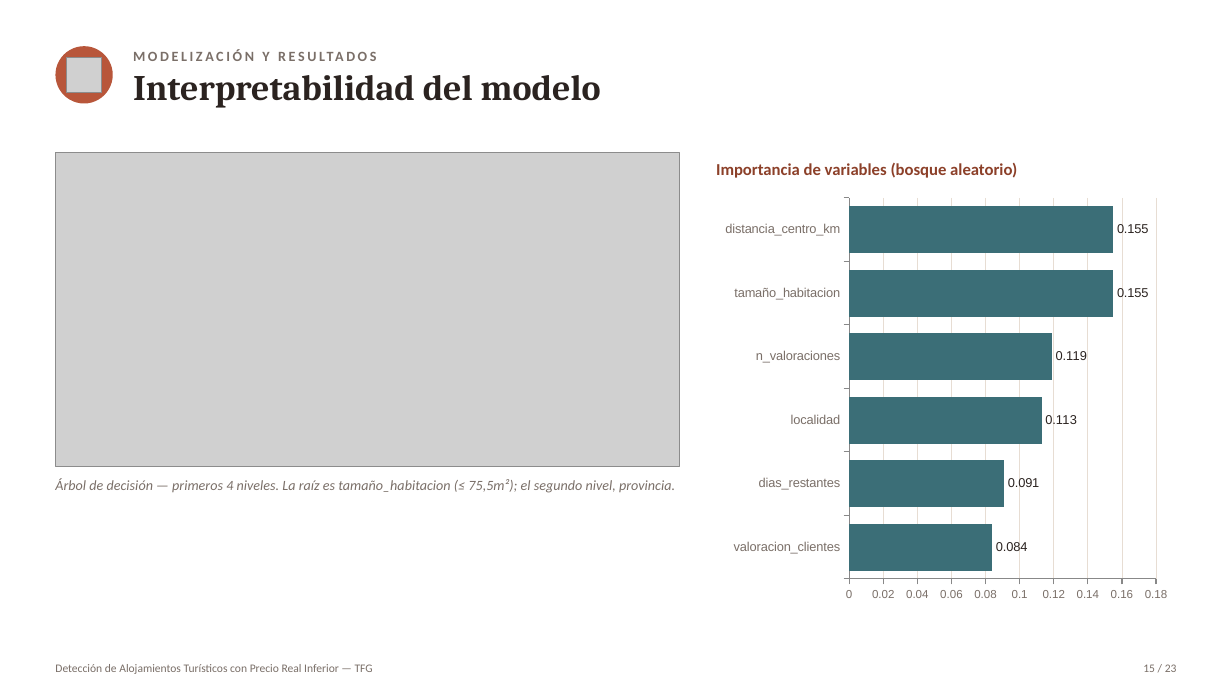
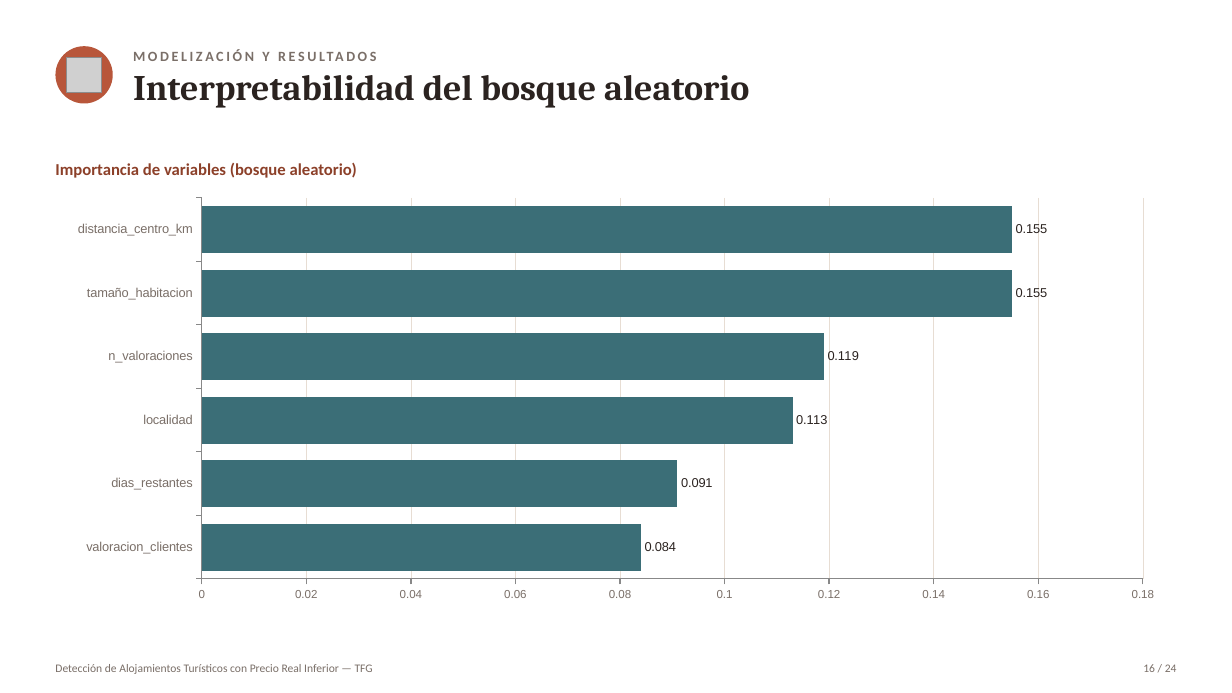
Before and after one commit to Marjimleo3/TFG, a slide deck: slide 16 of TFG_Chollos/Presentacion_Defensa_TFG.pptx (slide 15 before the commit). Drawn at 1232x693 pixels with LibreOffice and Linux fonts; fonts in the diff are those of the drawing; grey boxes stand for pictures. Boxes give left, top, right and bottom in pixels: in the first picture for what was removed or moved away, otherwise in the second. Text is boxed around its words. In the diff, an @@ line names an element or a change of style, - is before the commit and + after.

```diff
--- a/TFG_Chollos/Presentacion_Defensa_TFG.pptx
+++ b/TFG_Chollos/Presentacion_Defensa_TFG.pptx
@@ text at box(133, 75, 749, 108): text changed @@
-Interpretabilidad del modelo
+Interpretabilidad del bosque aleatorio
@@ text "Importancia de variables (bosque aleatorio)": place and size @@
-text "Importancia de variables (bosque aleatorio)" at box(716, 163, 1017, 178)
+text "Importancia de variables (bosque aleatorio)" at box(55, 163, 357, 178)
@@ picture removed at box(55, 152, 679, 467) @@
@@ bar chart: place and size @@
-bar chart at box(716, 189, 1177, 610)
+bar chart at box(55, 189, 1177, 610)
@@ text removed at box(55, 478, 675, 493) @@
-Árbol de decisión — primeros 4 niveles. La raíz es tamaño_habitacion (≤ 75,5m²); el segundo nivel, provincia.
@@ text at box(1143, 664, 1177, 672): text changed @@
-15 / 23
+16 / 24
```
Also in this commit, not shown: 20 other slides changed, 1 slide added.
